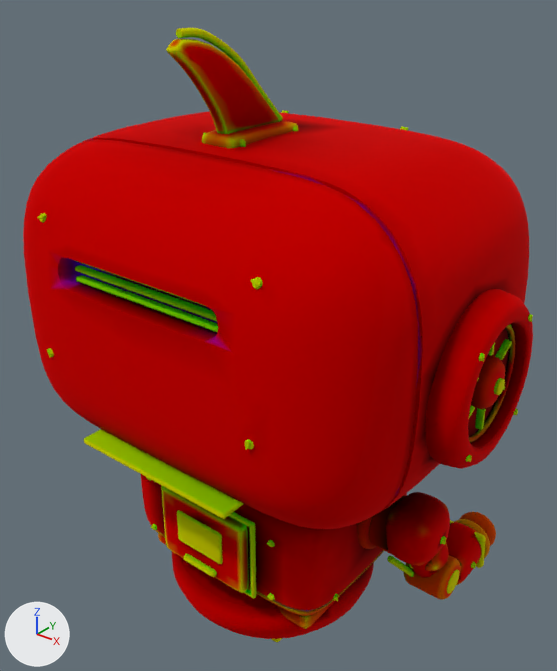
An edit to the glTF model art/models/aurora/aurora.glb, drawn before and after from the same camera.
The view is the same before and after, from a camera (50 mm lens) standing at (0.805, -0.988, 1.374) and looking at (-0.03, 0.055, 0.727). Arrows for +X, +Y and +Z are at lower left; the lights stay in place. The picture after the commit comes second. Vertices at exactly the same position are counted once.

In view in the first picture: 'antenna', 'arm_elbow_r', 'arm_shoulder_r', 'body', 'hatch', 'head' and 1 more.
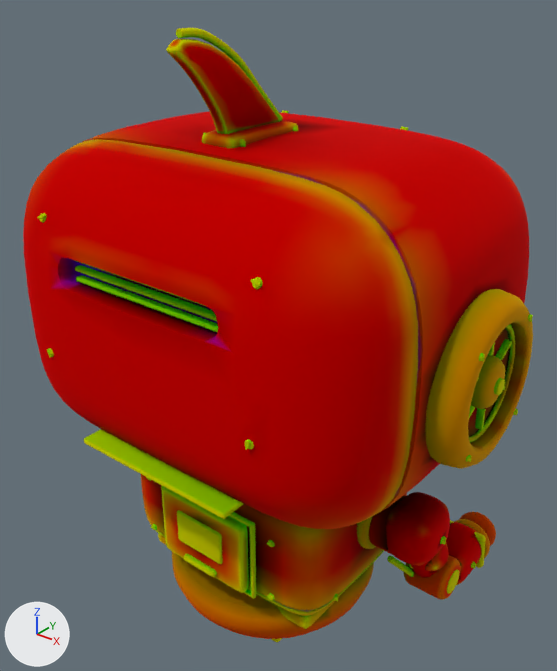
Boxes (x1, y1, x2, y2) around the edits, measured in the pictures (557 x 671 px):
part 1 of me_body, recoloured: (147, 479, 407, 629) in both
part 2 of me_body, recoloured (red to orange): (141, 474, 407, 639) in both
part 3 of me_body, recoloured: (150, 517, 384, 629) in both
part 4 of me_body, recoloured: (147, 482, 378, 625) in both
part 5 of me_hatch, recoloured: (227, 516, 249, 589) in both
part 6 of me_hatch, recoloured: (162, 490, 246, 592) in both
part 7 of me_hatch, recoloured: (165, 489, 248, 590) in both
part 8 of me_hatch, recoloured: (163, 493, 248, 589) in both
part 9 of me_head, recoloured: (74, 140, 533, 514) in both
part 10 of me_head, recoloured: (32, 132, 524, 529) in both
part 11 of me_head, recoloured: (24, 127, 518, 529) in both

The edits, one by one:
me_body has 2927 vertices, 5630 faces and spans x -0.252..0.252, y -0.212..0.234, z 0.12..0.59.
me_body is used by ob_body; location (0.0, 0.0, 0.0).
me_body part 1: 689 faces centred in x -0.238..0.25, y -0.203..0.221, z 0.12..0.59 are repainted in the vertex colours; the middle colour goes from red #db0000 to yellow #dbaf00.
me_body part 2: 587 faces centred in x -0.236..0.236, y -0.212..0.226, z 0.121..0.491 are repainted in the vertex colours; the middle colour goes from red #fd0000 to orange #fd8b00.
me_body part 3: 1154 faces centred in x -0.252..0.251, y -0.181..0.228, z 0.121..0.589 are repainted in the vertex colours; the middle colour goes from orange #e16c00 to yellow #e1da00.
me_body part 4: 1972 faces centred in x -0.252..0.252, y -0.188..0.228, z 0.17..0.59 are repainted in the vertex colours; the middle colour goes from brown #693300 to green #69c900.
me_hatch has 498 vertices, 984 faces and spans x -0.1..0.1, y -0.032..0.004, z -0.155..-0.005.
me_hatch is used by ob_hatch; location (0.0, -0.19, 0.5).
me_hatch part 5: 208 faces centred in x -0.099..0.099, y -0.014..0.003, z -0.154..-0.005 are repainted in the vertex colours; the middle colour goes from green #31c700 to green #31ff00.
me_hatch part 6: 145 faces centred in x -0.099..0.099, y -0.021..-0.01, z -0.154..-0.008 are repainted in the vertex colours; the middle colour goes from yellow #f0cd00 to yellow #f0ff00.
me_hatch part 7: 103 faces centred in x -0.099..0.099, y -0.018..0.003, z -0.154..-0.006 are repainted in the vertex colours; the middle colour goes from yellow #aba700 to green #abf800.
me_hatch part 8: 128 faces centred in x -0.1..0.1, y -0.022..0.004, z -0.155..-0.005 are repainted in the vertex colours; the middle colour goes from red #d31f00 to yellow #d3c600.
me_head has 5107 vertices, 9502 faces and spans x -0.443..0.443, y -0.329..0.338, z -0.008..0.569.
me_head is used by ob_head; location (0.0, 0.0, 0.56).
me_head part 9: 3091 faces centred in x -0.44..0.44, y -0.226..0.301, z -0.008..0.557 are repainted in the vertex colours; the middle colour goes from red #d10800 to yellow #d1c400.
me_head part 10: 1053 faces centred in x -0.417..0.44, y -0.319..0.299, z -0.006..0.558 are repainted in the vertex colours; the middle colour goes from red #fb0000 to orange #fb6700.
me_head part 11: 1226 faces centred in x -0.411..0.411, y -0.319..0.301, z -0.006..0.564 are repainted in the vertex colours; the middle colour goes from red #ff0000 to red #ff2700.
